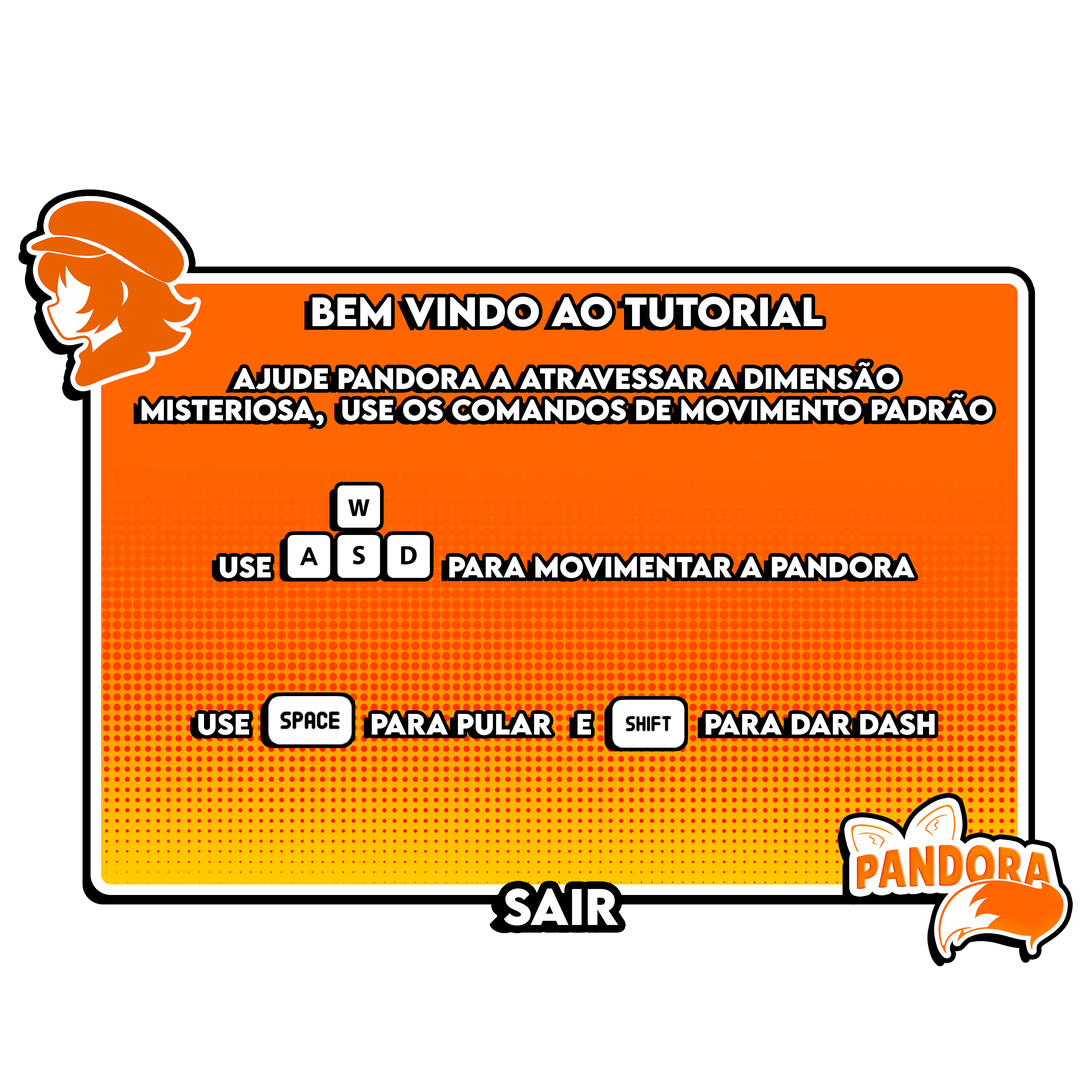
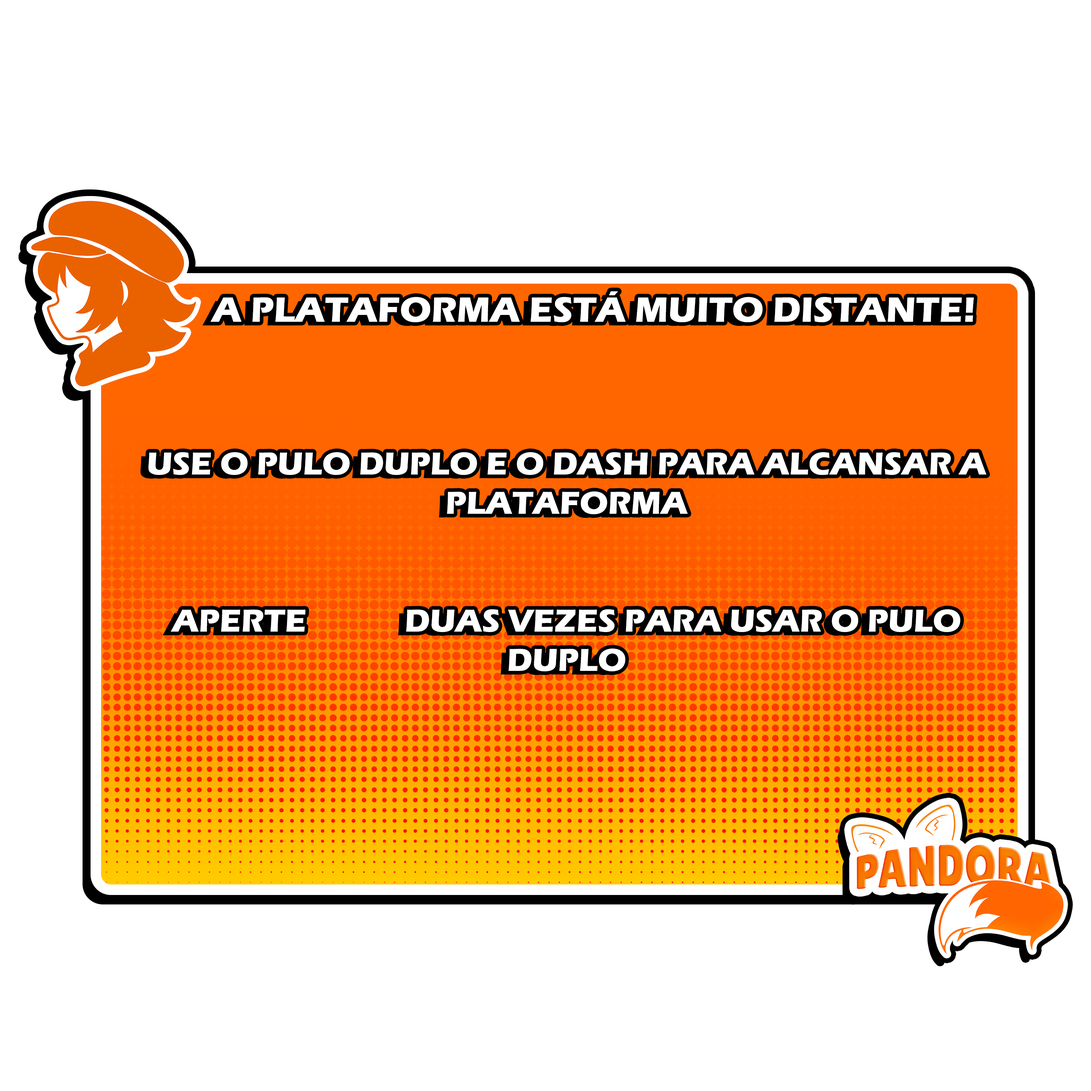
Layers edited between the first and the second 1091 x 1091 image:
hid "sair" over <box>489,881,627,934</box>
hid "keyboard_space", painted on it over <box>268,606,391,745</box>
hid "keyboard_shift" over <box>604,696,689,752</box>
hid "AWSD" over <box>279,482,434,582</box>
renamed "bem vindo ao tutorial Ajude pandora a atravessar a dimensão m" to "A PLATAFORMA ESTÁ MUITO DISTANTE! USE O PULO DUP", painted on it over <box>141,291,993,736</box>
